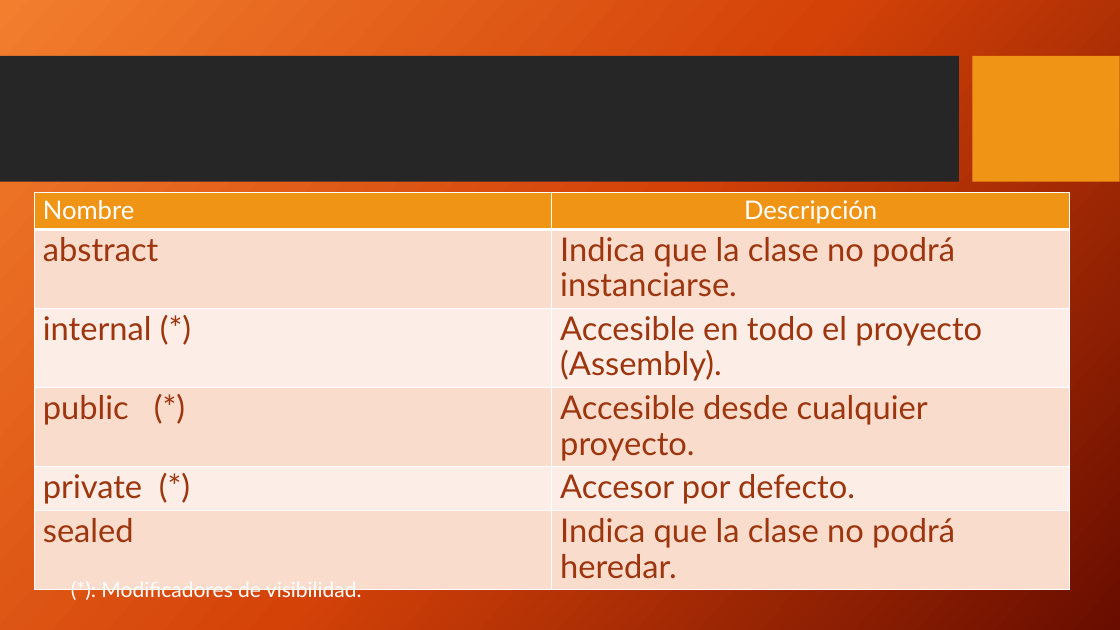
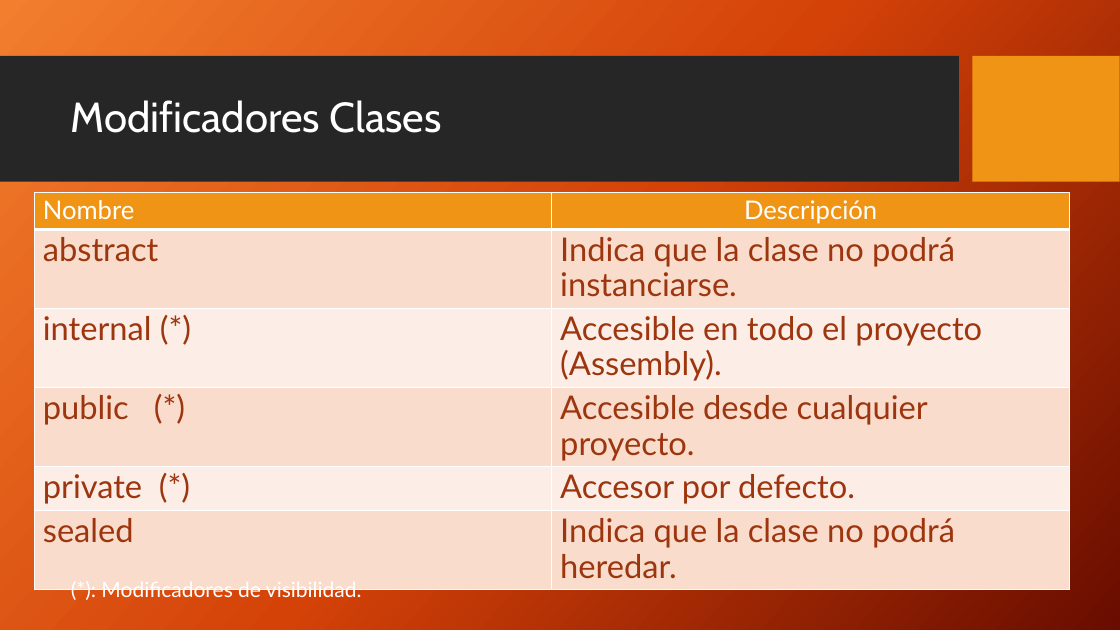
Before and after one commit to FedeDavila1984/utn_prog_y_lab_II, a slide deck: slide 10 of PPTs/ProgramacionII_Clase_02-2018.pptx. Drawn at 1120x630 pixels with LibreOffice and Linux fonts; fonts in the diff are those of the drawing; background and template pictures are left out. Boxes give left, top, right and bottom in pixels: in the first picture for what was removed or moved away, otherwise in the second. Text is boxed around its words. In the diff, an @@ line names an element or a change of style, - is before the commit and + after.

```diff
--- a/PPTs/ProgramacionII_Clase_02-2018.pptx
+++ b/PPTs/ProgramacionII_Clase_02-2018.pptx
@@ title added at (x1=71, y1=100, x2=441, y2=133), 36 pt, text #FFFFFF @@
+Modificadores Clases
```
Also in this commit, not shown: 1 other slide changed, 13 slides added, 9 other files.
